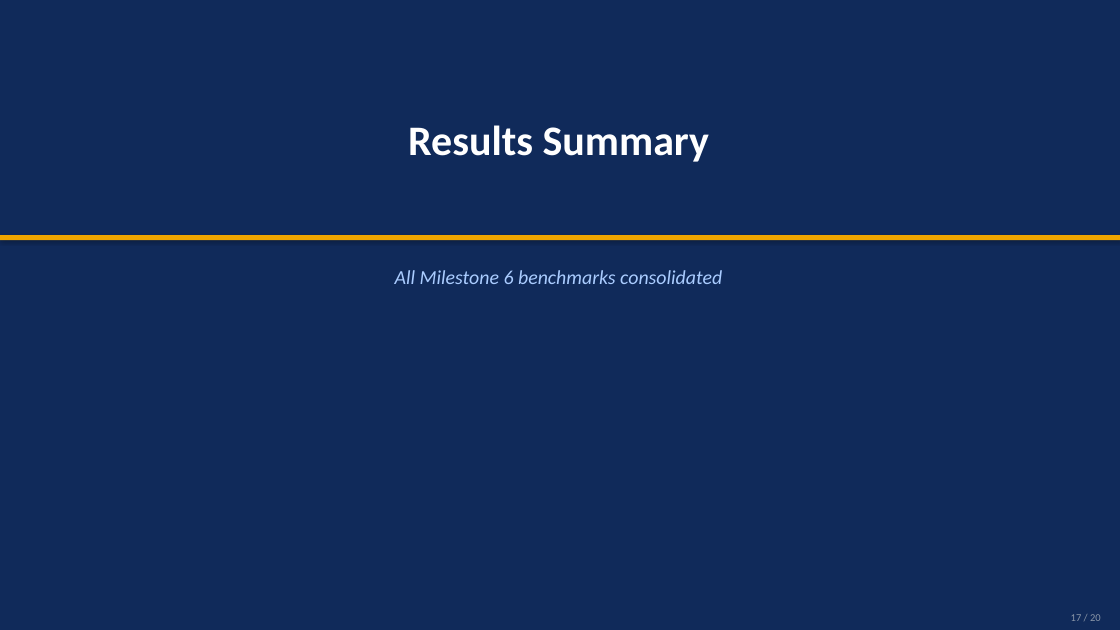
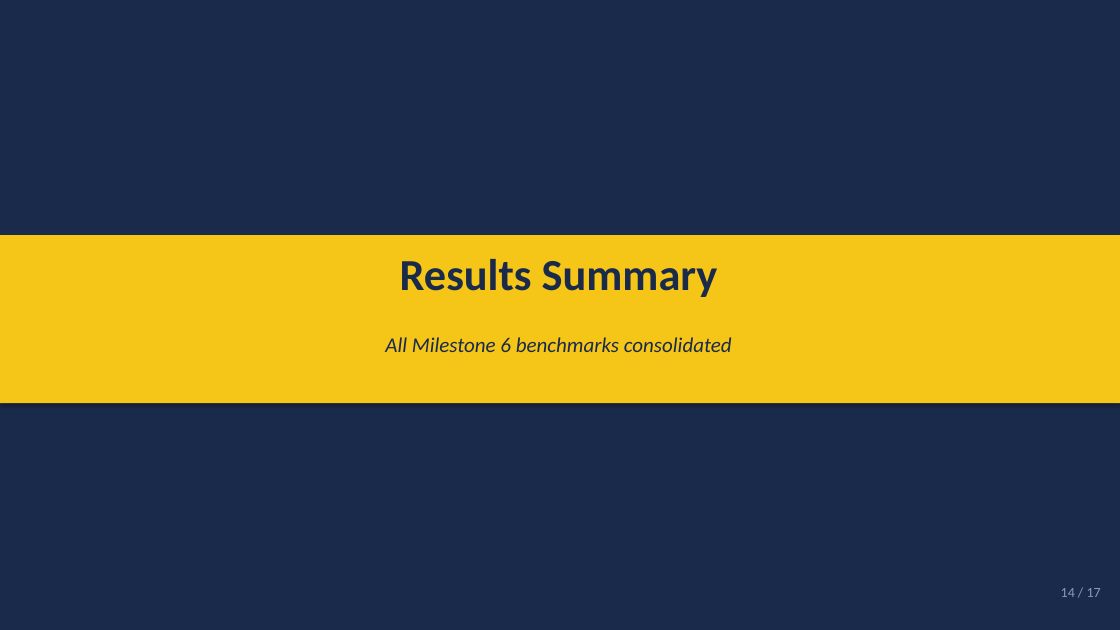
Before and after one commit to nandypi/Group-6-DS-and-AI-Lab-Project, a slide deck: slide 14 of Slides/DSAI_Team_6_Milestone6.pptx (slide 17 before the commit). Drawn at 1120x630 pixels with LibreOffice and Linux fonts; fonts in the diff are those of the drawing. Boxes give left, top, right and bottom in pixels: in the first picture for what was removed or moved away, otherwise in the second. Text is boxed around its words. In the diff, an @@ line names an element or a change of style, - is before the commit and + after.

```diff
--- a/Slides/DSAI_Team_6_Milestone6.pptx
+++ b/Slides/DSAI_Team_6_Milestone6.pptx
@@ background #102A5A to #FFFFFF @@
@@ rectangle added at (x1=0, y1=0, x2=1120, y2=630), fill #1A2A4A @@
@@ rectangle resized from (x1=0, y1=235, x2=1120, y2=240) to (x1=0, y1=235, x2=1120, y2=403) @@
@@ rectangle at (x1=0, y1=235, x2=1120, y2=403): fill #F0A500 to #F5C518 @@
@@ text "Results Summary" moved from (x1=408, y1=125, x2=709, y2=162) to (x1=400, y1=259, x2=718, y2=297) @@
@@ text "Results Summary" at (x1=400, y1=259, x2=718, y2=297): size 36 to 38 pt, text colour #FFFFFF to #1A2A4A @@
@@ text "All Milestone 6 benchmarks consolidated" moved from (x1=395, y1=270, x2=722, y2=284) to (x1=385, y1=337, x2=732, y2=352) @@
@@ text "All Milestone 6 benchmarks consolidated" at (x1=385, y1=337, x2=732, y2=352): size 17 to 18 pt, text colour #AACCFF to #1A2A4A @@
@@ text at (x1=1061, y1=588, x2=1101, y2=597): text changed; size 9 to 12 pt; text colour #8A96A8 to #8899BB @@
-17 / 20
+14 / 17
```
Also in this commit, not shown: 12 other slides changed, 4 slides added, 7 slides removed.
